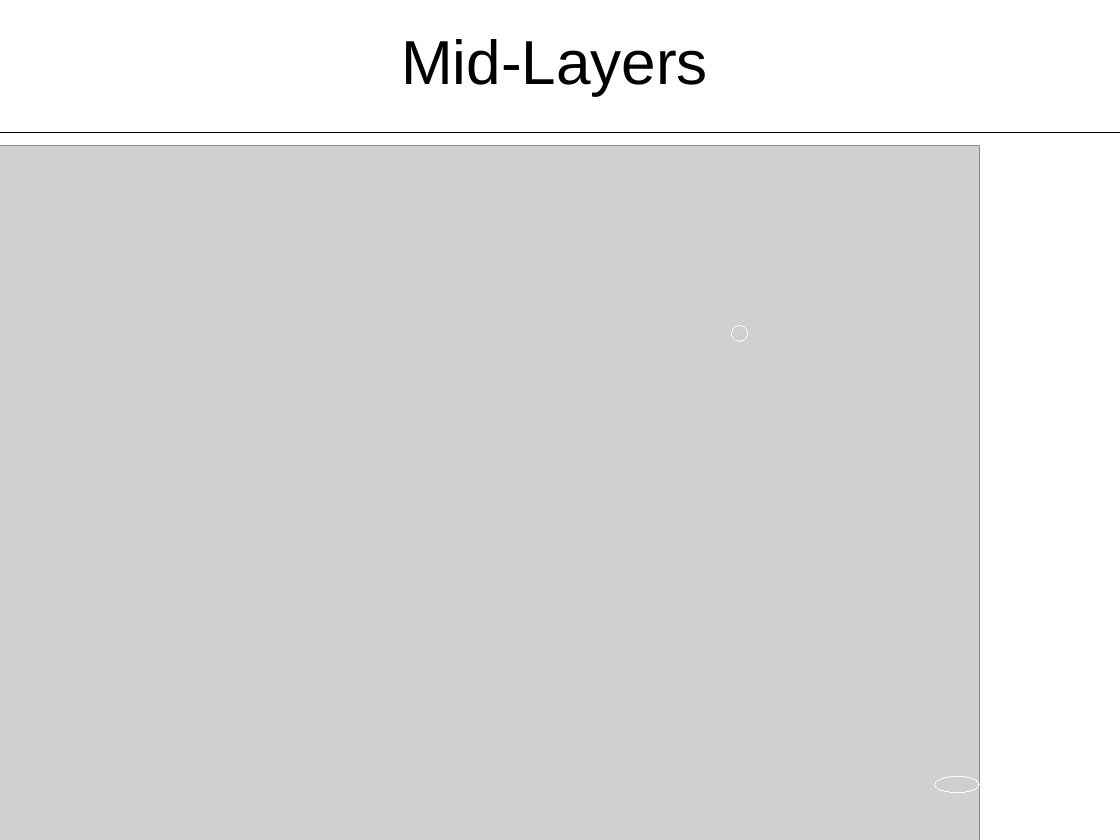
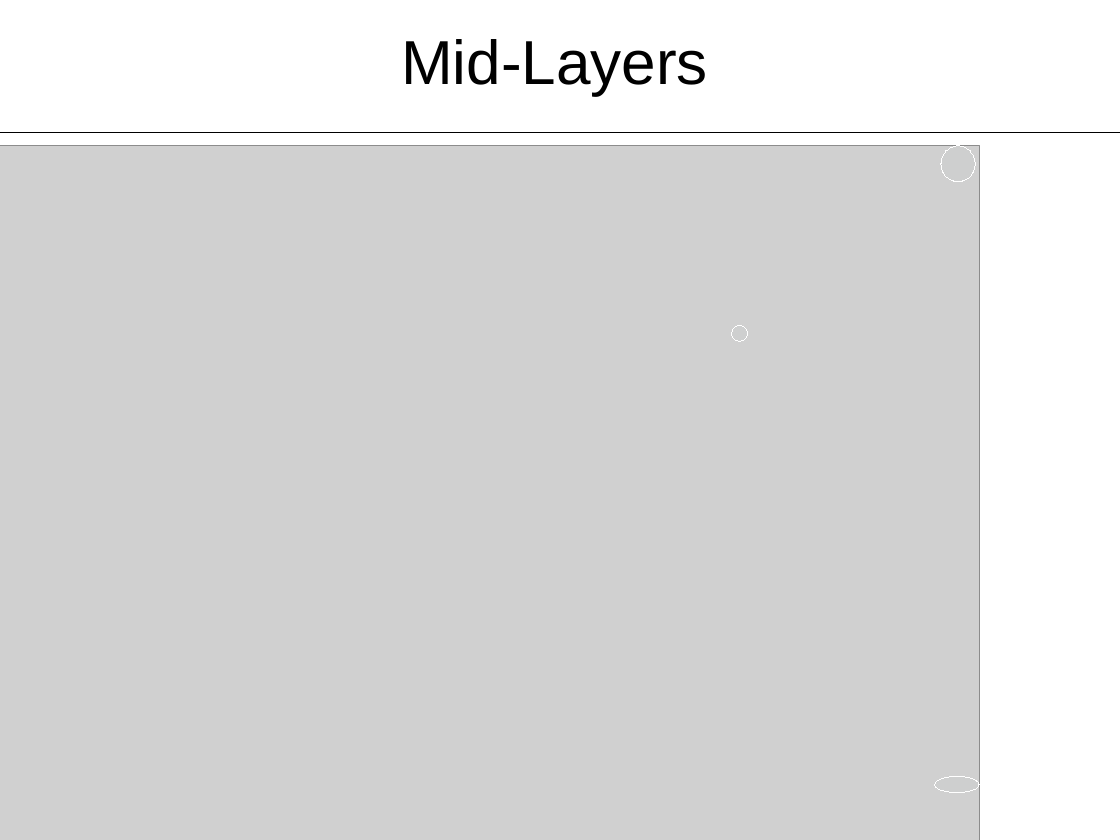
Before and after one commit to Mockasoehnchen/YCMVis, a slide deck: slide 3 of Mockup/Mockup.odp. Drawn at 1120x840 pixels with LibreOffice and Linux fonts; fonts in the diff are those of the drawing; grey boxes stand for pictures; background and template pictures are left out. Boxes give left, top, right and bottom in pixels: in the first picture for what was removed or moved away, otherwise in the second. Text is boxed around its words. In the diff, an @@ line names an element or a change of style, - is before the commit and + after.

Commit message:
bottom layer for mockup, first written decription of features

```diff
--- a/Mockup/Mockup.odp
+++ b/Mockup/Mockup.odp
@@ ellipse added at box(941, 145, 976, 181), outline #FFFFFF 0 pt @@
```
Also in this commit, not shown: 3 other slides changed, 4 slides added, 38 other files.
